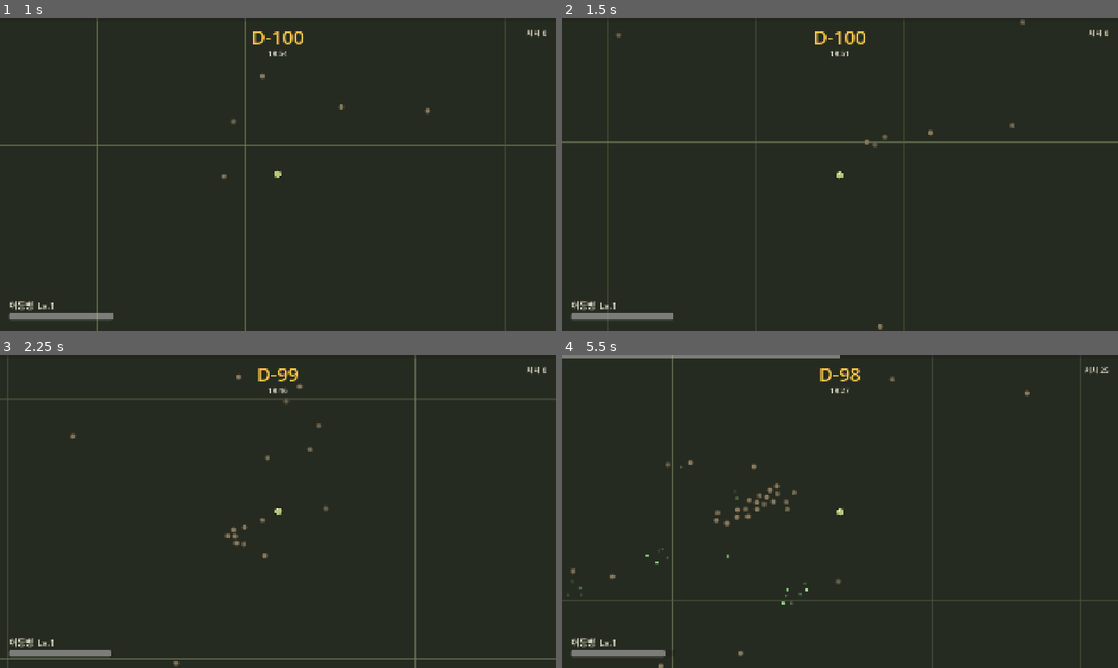
Above: before the commit, frames 1-4 (two rows, left to right).
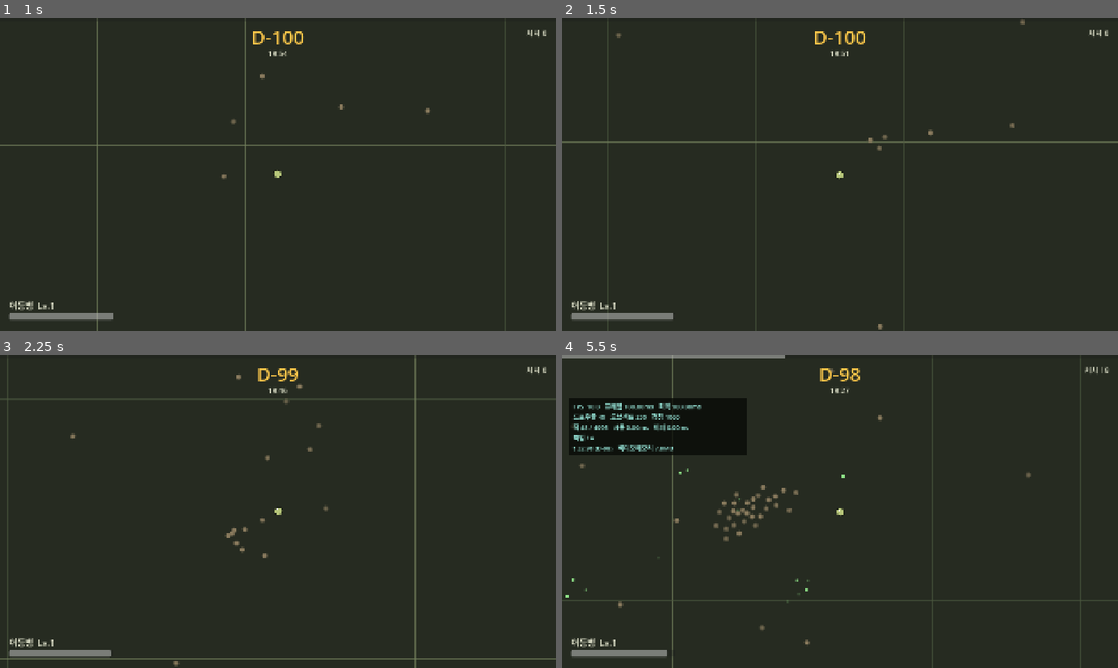
Above: after the commit, the same moments.

Repository: doogi7224/git-playground
Game: Godot game, scene res://tests/test_runner.tscn
Same seed, same stepped clock (60 frames per second), same inputs: the game is played once before the commit and once after it. This scene is started directly instead of the project's main scene.
Inputs:
- Up to frame 1 (1 s): tap Enter at 0.5 s; hold D (move_right) from 0.53 s (still down)
- Up to frame 2 (1.5 s): release D (move_right) at 1.28 s; hold S (move_down) from 1.28 s (still down)
- Up to frame 3 (2.25 s): release S (move_down) at 2.03 s; hold D (move_right) from 2.03 s (still down)
- Up to frame 4 (5.5 s): release D (move_right) at 2.78 s; hold W (move_up) 2.78-3.53 s; hold A (move_left) 3.53-5.03 s; tap F3 (toggle_debug_overlay, bound only after the commit) at 4.15 s; hold S (move_down) from 5.03 s (still down)

Frame 1 is identical in both runs. In frame 2, less than 0.1% of the frame differs, in the area x 54-58%, y 38-43%; in frame 3, less than 0.1%; in frame 4, 6.5%, in the area x 0-99%, y 0-100%.

Commit message:
perf: 3,000마리 성능 검증 + 26.95ms → 7.19ms 최적화
기획서 프롬프트 2. 목표는 3,000마리 동시 @ 60fps(예산 16.67ms).

M0를 그대로 재니 3,000마리에서 26.95ms(예산의 162%)로 미달이었다.
병목은 전부 EnemyManager._move 의 군집 분리였고, 네 가지를 고쳤다.

1. 격자 내부 배열을 지역 변수로 받아 이웃 검사를 인라인 (26.22 → 10.28ms)
   GDScript에서는 적 1마리마다 메서드를 부르는 것 자체가 비싸다. 읽기만 하므로
   CoW 덕분에 배열 복사도 없다.
2. 셀 좌표를 int 하나로 패킹 (10.28 → 6.87ms)
   후보 필터가 "배열 2번 읽고 2번 비교" → "1번 읽고 1번 비교"가 된다.
3. 분리를 3프레임에 1번, 힘은 3배. 1,300px 밖은 아예 건너뜀
   60Hz로 밀어낼 이유가 없고, 화면 반대각(약 1,100px) 밖은 겹쳐도 안 보인다.
4. 해시 셀 64 → 32px (6.65 → 5.38ms)
   기획서는 64px이지만 셀 크기는 분리 기준으로 정해야 한다. 무기 질의는 0.8초에
   한 번이고 분리는 적마다 매 프레임이다. 32/48/64/96 전부 실측해서 골랐다.

최종: 3,000마리 물리 1틱 8.7ms(예산의 52%), 드로우콜 40(적 0마리일 때 37).
적 전체가 MultiMesh 하나라 마릿수가 늘어도 드로우콜이 늘지 않는다.

추가한 것
- ui/hud/debug_overlay: F3 토글. FPS/프레임/최악프레임/드로우콜/적 수/시뮬 ms
- tests/stress_test.tscn: 3,000마리를 계속 "유지"한다. 잠깐 찍고 마는 게 아니라
  죽은 만큼 즉시 채운다. +/- 로 500마리씩 증감
- tools/bench.sh, tools/stress.sh
- docs/performance.md: 측정치와 최적화 내역 전문

주의: 이 컨테이너는 소프트웨어 렌더러라 GPU 프레임타임은 의미가 없다. 근거로 삼은 건
CPU 비용과 드로우콜뿐이다. GPU 검증은 실제 머신 + M2 아트 이후에 다시 해야 한다.

Co-Authored-By: Claude Opus 5 <noreply@anthropic.com>
Claude-Session: https://claude.ai/code/session_01DH84wvEbpBbH2sZ1nM6fyB

Diff:
--- a/core/spawn/spatial_hash.gd
+++ b/core/spawn/spatial_hash.gd
@@ -23,8 +23,8 @@
 var _inv_cell: float = 1.0 / 64.0
 var _counts: PackedInt32Array = PackedInt32Array()  ## rebuild 후 [b] = 버킷 b 시작 인덱스
 var _items: PackedInt32Array = PackedInt32Array()   ## 버킷 순으로 정렬된 원소 인덱스
-var _cell_x: PackedInt32Array = PackedInt32Array()  ## 원소별 셀 좌표 (해시 충돌 검증용)
-var _cell_y: PackedInt32Array = PackedInt32Array()
+var _cell_key: PackedInt64Array = PackedInt64Array()  ## 원소별 셀 좌표를 int 하나로 (해시 충돌 검증용)
+var _cell_bucket: PackedInt32Array = PackedInt32Array()  ## 원소별 버킷 (배치 패스에서 재계산 안 하려고)
 var _count: int = 0
 
 
@@ -39,12 +39,18 @@
 	if _items.size() >= p_capacity:
 		return
 	_items.resize(p_capacity)
-	_cell_x.resize(p_capacity)
-	_cell_y.resize(p_capacity)
+	_cell_key.resize(p_capacity)
+	_cell_bucket.resize(p_capacity)
 
 
 static func hash_cell(cx: int, cy: int) -> int:
 	return ((cx * 73856093) ^ (cy * 19349663)) & BUCKET_MASK
+
+
+## 셀 좌표를 int 하나로 접는다. GDScript int는 64비트라 충돌이 없다.
+## 후보를 걸러낼 때 배열 두 번 읽고 두 번 비교하던 걸 한 번으로 줄인다.
+static func pack_cell(cx: int, cy: int) -> int:
+	return cx * 4294967296 + cy
 
 
 func cell_coord(v: float) -> int:
@@ -63,9 +69,10 @@
 	for i in count:
 		var cx: int = int(floor(pos_x[i] * _inv_cell))
 		var cy: int = int(floor(pos_y[i] * _inv_cell))
-		_cell_x[i] = cx
-		_cell_y[i] = cy
-		_counts[hash_cell(cx, cy)] += 1
+		var b: int = ((cx * 73856093) ^ (cy * 19349663)) & BUCKET_MASK
+		_cell_key[i] = cx * 4294967296 + cy
+		_cell_bucket[i] = b
+		_counts[b] += 1
 
 	# 2) 누적합 → _counts[b] = 버킷 b의 끝(exclusive). 마지막 칸에 전체 개수.
 	var running: int = 0
@@ -77,7 +84,7 @@
 	# 3) 뒤에서부터 채우면 _counts[b]가 그대로 "시작 인덱스"로 바뀐다.
 	#    버킷은 연속이므로 버킷 b의 끝 = _counts[b + 1]이 된다. 커서 배열이 필요 없다.
 	for i in count:
-		var b: int = hash_cell(_cell_x[i], _cell_y[i])
+		var b: int = _cell_bucket[i]
 		_counts[b] -= 1
 		_items[_counts[b]] = i
 
@@ -99,10 +106,11 @@
 			var b: int = hash_cell(cx, cy)
 			var start: int = _counts[b]
 			var end: int = _counts[b + 1]
+			var key: int = cx * 4294967296 + cy
 			for k in range(start, end):
 				var idx: int = _items[k]
 				# 다른 셀이 같은 버킷에 해시됐을 수 있다.
-				if _cell_x[idx] != cx or _cell_y[idx] != cy:
+				if _cell_key[idx] != key:
 					continue
 				if written >= cap:
 					return written
@@ -113,3 +121,24 @@
 
 func get_count() -> int:
 	return _count
+
+
+## --- 내부 배열 직통 접근 ---
+## EnemyManager가 이웃 검사를 직접 인라인하기 위해 쓴다. GDScript에서는 적 1마리마다
+## 메서드를 부르는 것 자체가 큰 비용이라, 3,000번의 query_circle() 호출을 없애려면
+## 배열을 지역 변수로 받아가야 한다. 읽기만 하면 CoW 덕분에 복사도 일어나지 않는다.
+## 절대 수정하지 말 것.
+func get_counts() -> PackedInt32Array:
+	return _counts
+
+
+func get_items() -> PackedInt32Array:
+	return _items
+
+
+func get_cell_keys() -> PackedInt64Array:
+	return _cell_key
+
+
+func get_inv_cell() -> float:
+	return _inv_cell
--- a/entities/enemies/enemy_manager.gd
+++ b/entities/enemies/enemy_manager.gd
@@ -12,7 +12,11 @@
 
 const MAX_TYPES: int = 32
 const BUFFER_STRIDE: int = 16   ## transform_2d(8) + color(4) + custom_data(4)
-const CELL_SIZE: float = 64.0
+## 셀 크기는 분리 계산 기준으로 정한다. 무기 질의는 0.8초에 한 번이지만
+## 분리는 적 1마리마다 매번 돌기 때문이다. 실측(3,000마리 기준 이동+분리 ms):
+##   32px → 5.38 / 48px → 5.73 / 64px → 6.65 / 96px → 8.97
+## 기획서 6.2는 64px이라고 적었지만 32px이 20% 빠르다.
+const CELL_SIZE: float = 32.0
 const HIT_FLASH_TIME: float = 0.08
 
 ## 군집 분리. 이게 없으면 적이 전부 플레이어 뒤 한 줄로 겹쳐서, 전방 무기가
@@ -20,6 +24,12 @@
 ## 비용을 묶기 위해 이웃은 MAX_NEIGHBORS개까지만 본다.
 const SEPARATION_FORCE: float = 5.0
 const MAX_NEIGHBORS: int = 6
+
+## 분리 계산을 매 프레임 전부 돌리면 3,000마리에서 26ms가 나온다(60fps 예산의 162%).
+## 세 프레임에 한 번씩만 하고 힘을 3배로 주면 평균 밀어내는 양은 같으면서 비용은 1/3이다.
+const SEPARATION_INTERVAL: int = 3
+## 화면 반대각이 약 1,100px이다. 그보다 훨씬 먼 적은 겹쳐 보여도 아무도 모른다.
+const SEPARATION_MAX_DIST: float = 1300.0
 
 ## --- 적 상태 배열 (SoA) ---
 var _px: PackedFloat32Array = PackedFloat32Array()
@@ -53,6 +63,11 @@
 var _reap_scheduled: bool = false
 var _scratch: PackedInt32Array = PackedInt32Array()
 var _sep_scratch: PackedInt32Array = PackedInt32Array()
+var _sep_parity: int = 0
+
+## 디버그 오버레이용 계측 (프레임당 Time 호출 2번, 무시할 수준)
+var last_sim_usec: int = 0
+var last_buffer_usec: int = 0
 
 var target_position: Vector2 = Vector2.ZERO
 
@@ -169,60 +184,92 @@
 		return
 	# 분리 계산은 지난 프레임 격자를 쓴다(한 프레임 낡아도 밀어내기엔 충분).
 	# 이동이 끝난 뒤 다시 만들어서, 이번 프레임 무기 판정은 최신 위치로 한다.
+	var t0: int = Time.get_ticks_usec()
 	_move(delta)
 	hash_grid.rebuild(_px, _py, _count)
+	last_sim_usec = Time.get_ticks_usec() - t0
 
 
 func _process(_delta: float) -> void:
+	var t0: int = Time.get_ticks_usec()
 	_update_buffer()
+	last_buffer_usec = Time.get_ticks_usec() - t0
 
 
 func _move(delta: float) -> void:
 	var tx: float = target_position.x
 	var ty: float = target_position.y
+
+	# 해시 내부 배열을 지역 변수로 받아온다. 읽기만 하므로 CoW 복사는 일어나지 않고,
+	# 적 1마리마다 query_circle()을 부르던 3,000번의 메서드 호출이 사라진다.
+	var counts: PackedInt32Array = hash_grid.get_counts()
+	var items: PackedInt32Array = hash_grid.get_items()
+	var cell_keys: PackedInt64Array = hash_grid.get_cell_keys()
+	var inv_cell: float = hash_grid.get_inv_cell()
+	var has_grid: bool = hash_grid.get_count() > 0
+
+	_sep_parity = (_sep_parity + 1) % SEPARATION_INTERVAL
+	var far_sq: float = SEPARATION_MAX_DIST * SEPARATION_MAX_DIST
+	var force: float = SEPARATION_FORCE * float(SEPARATION_INTERVAL)
+
 	for i in _count:
 		var t: int = _type[i]
 		var speed: float = _t_speed[t]
-		var radius: float = _t_radius[t]
-
+		var px: float = _px[i]
+		var py: float = _py[i]
+
+		# 1) 플레이어 추격
+		var dx: float = tx - px
+		var dy: float = ty - py
+		var to_player_sq: float = dx * dx + dy * dy
 		var vx: float = 0.0
 		var vy: float = 0.0
-
-		# 1) 플레이어 추격
-		var dx: float = tx - _px[i]
-		var dy: float = ty - _py[i]
-		var dist: float = sqrt(dx * dx + dy * dy)
-		if dist > 0.001:
-			vx = dx / dist * speed
-			vy = dy / dist * speed
-
-		# 2) 겹친 이웃 밀어내기
-		var want: float = radius * 2.0
-		var n: int = hash_grid.query_circle(_px[i], _py[i], want, _sep_scratch)
-		var seen: int = 0
-		for k in n:
-			var j: int = _sep_scratch[k]
-			if j == i or j >= _count:
-				continue
-			var ox: float = _px[i] - _px[j]
-			var oy: float = _py[i] - _py[j]
-			var d2: float = ox * ox + oy * oy
-			if d2 >= want * want:
-				continue
-			if d2 < 0.0001:
-				# 완전히 겹쳤으면 개체별 위상으로 갈라놓는다
-				ox = cos(_seed[i])
-				oy = sin(_seed[i])
-				d2 = 1.0
-			var d: float = sqrt(d2)
-			var push: float = (want - d) / want
-			vx += ox / d * push * speed * SEPARATION_FORCE
-			vy += oy / d * push * speed * SEPARATION_FORCE
-			seen += 1
-			if seen >= MAX_NEIGHBORS:
-				break
-
-		# 속도 상한을 두지 않으면 밀림이 폭주한다
+		if to_player_sq > 0.000001:
+			var inv: float = speed / sqrt(to_player_sq)
+			vx = dx * inv
+			vy = dy * inv
+
+		# 2) 겹친 이웃 밀어내기 (격자 셀을 직접 훑는다)
+		if has_grid and to_player_sq < far_sq and (i % SEPARATION_INTERVAL) == _sep_parity:
+			var want: float = _t_radius[t] * 2.0
+			var want_sq: float = want * want
+			var min_cx: int = int(floor((px - want) * inv_cell))
+			var max_cx: int = int(floor((px + want) * inv_cell))
+			var min_cy: int = int(floor((py - want) * inv_cell))
+			var max_cy: int = int(floor((py + want) * inv_cell))
+			var neighbors: int = 0
+			var cy: int = min_cy
+			while cy <= max_cy and neighbors < MAX_NEIGHBORS:
+				var cx: int = min_cx
+				while cx <= max_cx and neighbors < MAX_NEIGHBORS:
+					var b: int = ((cx * 73856093) ^ (cy * 19349663)) & SpatialHash.BUCKET_MASK
+					var key: int = cx * 4294967296 + cy
+					var k: int = counts[b]
+					var end: int = counts[b + 1]
+					while k < end and neighbors < MAX_NEIGHBORS:
+						var j: int = items[k]
+						k += 1
+						if j == i or cell_keys[j] != key:
+							continue
+						var ox: float = px - _px[j]
+						var oy: float = py - _py[j]
+						var d2: float = ox * ox + oy * oy
+						if d2 >= want_sq:
+							continue
+						if d2 < 0.0001:
+							# 완전히 겹쳤으면 개체별 위상으로 갈라놓는다
+							ox = cos(_seed[i])
+							oy = sin(_seed[i])
+							d2 = 1.0
+						var d: float = sqrt(d2)
+						var push: float = (want - d) / want * speed * force / d
+						vx += ox * push
+						vy += oy * push
+						neighbors += 1
+					cx += 1
+				cy += 1
+
+		# 속도 상한이 없으면 밀림이 폭주한다
 		var v2: float = vx * vx + vy * vy
 		var cap: float = speed * 1.6
 		if v2 > cap * cap:
@@ -230,8 +277,8 @@
 			vx *= k2
 			vy *= k2
 
-		_px[i] += vx * delta
-		_py[i] += vy * delta
+		_px[i] = px + vx * delta
+		_py[i] = py + vy * delta
 
 		if _flash[i] > 0.0:
 			_flash[i] = maxf(0.0, _flash[i] - delta)
--- a/entities/player/player.gd
+++ b/entities/player/player.gd
@@ -17,6 +17,8 @@
 var magnet_mult: float = 1.0
 
 var hp: float = 100.0
+## 스트레스 테스트/디버그용. 켜면 피해를 받지 않는다.
+var invulnerable: bool = false
 var facing: Vector2 = Vector2.RIGHT
 var level: int = 1
 var xp: float = 0.0
@@ -83,7 +85,7 @@
 
 
 func take_damage(amount: float) -> void:
-	if hp <= 0.0:
+	if hp <= 0.0 or invulnerable:
 		return
 	hp = maxf(0.0, hp - amount)
 	EventBus.player_damaged.emit(amount, hp / max_hp)
--- a/maps/arena.gd
+++ b/maps/arena.gd
@@ -9,6 +9,7 @@
 @onready var player: Player = $Player
 @onready var director: SpawnDirector = $SpawnDirector
 @onready var level_up: Control = $UI/LevelUpScreen
+@onready var debug_overlay: Control = $UI/DebugOverlay
 
 
 func _ready() -> void:
@@ -29,6 +30,8 @@
 	pickups.collected.connect(player.add_xp)
 	director.setup(enemies, player, mob)
 	level_up.player = player
+	debug_overlay.enemies = enemies
+	debug_overlay.pickups = pickups
 
 	GameState.start_run(&"kim_private")
 
--- a/maps/arena.tscn
+++ b/maps/arena.tscn
@@ -9,6 +9,7 @@
 [ext_resource type="PackedScene" path="res://ui/hud/hud.tscn" id="7_hud"]
 [ext_resource type="PackedScene" path="res://ui/level_up/level_up_screen.tscn" id="8_levelup"]
 [ext_resource type="PackedScene" path="res://ui/results/results_screen.tscn" id="9_results"]
+[ext_resource type="PackedScene" path="res://ui/hud/debug_overlay.tscn" id="10_debug"]
 
 [node name="Arena" type="Node2D"]
 script = ExtResource("1_arena")
@@ -37,3 +38,5 @@
 [node name="LevelUpScreen" parent="UI" instance=ExtResource("8_levelup")]
 
 [node name="ResultsScreen" parent="UI" instance=ExtResource("9_results")]
+
+[node name="DebugOverlay" parent="UI" instance=ExtResource("10_debug")]
--- a/project.godot
+++ b/project.godot
@@ -59,7 +59,7 @@
 }
 toggle_debug_overlay={
 "deadzone": 0.2,
-"events": [Object(InputEventKey,"device":-1,"physical_keycode":4194338,"pressed":false,"script":null)
+"events": [Object(InputEventKey,"device":-1,"physical_keycode":4194334,"pressed":false,"script":null)
 ]
 }
 pause_game={
--- /dev/null
+++ b/tests/bench_runner.gd
@@ -0,0 +1,68 @@
+extends Node
+## 적 시뮬레이션 비용을 적 수별로 측정한다. 렌더링은 빼고 CPU(=GDScript) 쪽만 본다.
+## 이 컨테이너는 소프트웨어 렌더러(llvmpipe)라 GPU 프레임타임은 의미가 없다.
+## GPU 쪽은 실제 머신에서 tests/stress_test.tscn + F3 오버레이로 확인할 것.
+##
+##   tools/bench.sh
+
+const STEP: float = 1.0 / 60.0
+const WARMUP: int = 20
+const SAMPLES: int = 120
+const COUNTS: Array[int] = [500, 1000, 2000, 3000, 4000]
+const CAPACITY: int = 8192
+
+
+func _ready() -> void:
+	_run.call_deferred()
+
+
+func _run() -> void:
+	print("=== 적 시뮬레이션 벤치마크 (물리 1틱당 ms) ===")
+	print("%6s | %8s | %8s | %8s | %8s | %9s" % ["적", "해시재구성", "이동+분리", "버퍼갱신", "합계", "60fps예산"])
+	print("-------|----------|----------|----------|----------|----------")
+
+	for n: int in COUNTS:
+		var em := EnemyManager.new()
+		get_tree().root.add_child(em)
+		em.set_capacity(CAPACITY)
+		em.register_type(&"bench", 130.0, 20.0, 13.0, 5.0, 1.0, Color("#8A7B5E"))
+		_fill(em, n)
+		GameState.phase = GameState.Phase.PLAYING
+
+		for _i in WARMUP:
+			em._physics_process(STEP)
+			em._update_buffer()
+
+		var t0: int = Time.get_ticks_usec()
+		for _i in SAMPLES:
+			em._physics_process(STEP)
+		var t_sim: float = float(Time.get_ticks_usec() - t0) / float(SAMPLES) / 1000.0
+
+		t0 = Time.get_ticks_usec()
+		for _i in SAMPLES:
+			em.hash_grid.rebuild(em._px, em._py, em.get_count())
+		var t_hash: float = float(Time.get_ticks_usec() - t0) / float(SAMPLES) / 1000.0
+
+		t0 = Time.get_ticks_usec()
+		for _i in SAMPLES:
+			em._update_buffer()
+		var t_buf: float = float(Time.get_ticks_usec() - t0) / float(SAMPLES) / 1000.0
+
+		var t_move: float = maxf(0.0, t_sim - t_hash)
+		var total: float = t_sim + t_buf
+		print("%6d | %8.2f | %8.2f | %8.2f | %8.2f | %8.0f%%" % [n, t_hash, t_move, t_buf, total, 100.0 * total / 16.67])
+
+		em.queue_free()
+		await get_tree().process_frame
+
+	print("(60fps 예산 = 16.67ms. 여유는 적 시뮬레이션이 그중 몇 %를 먹는지)")
+	get_tree().quit(0)
+
+
+func _fill(em: EnemyManager, n: int) -> void:
+	# 플레이어 주변 반경 900 원판에 고르게 뿌린다 — 실제 전투와 비슷한 밀도
+	em.target_position = Vector2.ZERO
+	for i in n:
+		var a: float = randf() * TAU
+		var r: float = sqrt(randf()) * 900.0
+		em.spawn(0, Vector2(cos(a), sin(a)) * r)
--- /dev/null
+++ b/tests/bench_runner.tscn
@@ -0,0 +1,6 @@
+[gd_scene load_steps=2 format=3]
+
+[ext_resource type="Script" path="res://tests/bench_runner.gd" id="1_bench"]
+
+[node name="BenchRunner" type="Node"]
+script = ExtResource("1_bench")
--- /dev/null
+++ b/tests/stress_test.gd
@@ -0,0 +1,109 @@
+extends Node
+## 3,000마리 동시 스트레스 씬. 기획서 프롬프트 2.
+##
+##   godot --path . res://tests/stress_test.tscn -- --count=3000
+##   또는 에디터에서 이 씬을 직접 실행 (F3로 오버레이, +/- 로 500마리 증감)
+##
+## 스폰 디렉터를 끄고 죽은 만큼 즉시 다시 채워서 목표 마릿수를 계속 유지한다.
+## 잠깐 3,000마리가 되는 게 아니라 3,000마리인 상태가 지속돼야 의미가 있다.
+
+const DEFAULT_COUNT: int = 3000
+const RING_MIN: float = 120.0
+const RING_MAX: float = 1100.0
+
+var _target_count: int = DEFAULT_COUNT
+var _arena: Node = null
+var _enemies: EnemyManager = null
+var _player: Player = null
+var _auto: AutoPlayer = AutoPlayer.new()
+var _cards: Node = null
+var _headless_frames: int = 0
+var _headless_limit: int = 0
+var _shot_path: String = ""
+
+
+func _ready() -> void:
+	# 결과 화면이 트리를 일시정지시키면 이 노드도 같이 멈춰서 리포트를 못 낸다.
+	process_mode = Node.PROCESS_MODE_ALWAYS
+	for arg: String in OS.get_cmdline_user_args():
+		if arg.begins_with("--count="):
+			_target_count = int(arg.substr(8))
+		elif arg.begins_with("--frames="):
+			_headless_limit = int(arg.substr(9))
+		elif arg.begins_with("--shot="):
+			_shot_path = arg.substr(7)
+	_start.call_deferred()
+
+
+func _start() -> void:
+	_arena = (load("res://maps/arena.tscn") as PackedScene).instantiate()
+	get_tree().root.add_child(_arena)
+	await get_tree().process_frame
+
+	_enemies = _arena.get_node("Enemies")
+	_player = _arena.get_node("Player")
+	# 3,000마리에 둘러싸이면 즉사한다. 측정하려는 건 전투 밸런스가 아니라 프레임이다.
+	_player.invulnerable = true
+	# 용량을 목표치보다 넉넉히
+	_enemies.set_capacity(maxi(_target_count + 512, 4096))
+	(_arena.get_node("SpawnDirector") as SpawnDirector).enabled = false
+
+	_cards = _arena.get_node("UI/LevelUpScreen/Center/Panel/Margin/VBox/Cards")
+	var overlay: Control = _arena.get_node("UI/DebugOverlay")
+	overlay.enemies = _enemies
+	overlay.pickups = _arena.get_node("Pickups")
+	overlay.visible = true
+
+	_top_up()
+	set_physics_process(true)
+
+
+func _physics_process(_delta: float) -> void:
+	if _enemies == null:
+		return
+	# 레벨업 창이 뜨면 트리가 멈춘다. 멈춘 채로 측정하면 숫자가 전부 거짓말이 된다.
+	if _cards != null and _cards.get_child_count() > 0:
+		(_cards.get_child(0) as Button).pressed.emit()
+	_top_up()
+	_auto.drive(_player, GameState.elapsed)
+
+	if _headless_limit > 0:
+		_headless_frames += 1
+		if _headless_frames >= _headless_limit:
+			_report()
+
+
+func _unhandled_input(event: InputEvent) -> void:
+	if event is InputEventKey and event.pressed and not event.echo:
+		var key: int = (event as InputEventKey).physical_keycode
+		if key == KEY_EQUAL or key == KEY_KP_ADD:
+			_target_count += 500
+			_enemies.set_capacity(maxi(_target_count + 512, _enemies.get_capacity()))
+		elif key == KEY_MINUS or key == KEY_KP_SUBTRACT:
+			_target_count = maxi(0, _target_count - 500)
+
+
+## 목표 마릿수까지 화면 밖 링에 다시 채운다.
+func _top_up() -> void:
+	var need: int = _target_count - _enemies.get_count()
+	var origin: Vector2 = _player.global_position
+	for _i in need:
+		var a: float = randf() * TAU
+		var r: float = randf_range(RING_MIN, RING_MAX)
+		if _enemies.spawn(0, origin + Vector2(cos(a), sin(a)) * r) < 0:
+			break
+
+
+func _report() -> void:
+	if not _shot_path.is_empty():
+		await RenderingServer.frame_post_draw
+		get_viewport().get_texture().get_image().save_png(_shot_path)
+		print("  스크린샷: %s" % _shot_path)
+	print("=== 스트레스 테스트 ===")
+	print("  목표 %d마리 / 실제 %d마리" % [_target_count, _enemies.get_count()])
+	print("  시뮬 %.2fms  버퍼 %.2fms  (물리 1틱)" % [
+		float(_enemies.last_sim_usec) / 1000.0, float(_enemies.last_buffer_usec) / 1000.0])
+	print("  FPS %.1f  드로우콜 %d" % [
+		Engine.get_frames_per_second(),
+		RenderingServer.get_rendering_info(RenderingServer.RENDERING_INFO_TOTAL_DRAW_CALLS_IN_FRAME)])
+	get_tree().quit(0)
--- /dev/null
+++ b/tests/stress_test.tscn
@@ -0,0 +1,6 @@
+[gd_scene load_steps=2 format=3]
+
+[ext_resource type="Script" path="res://tests/stress_test.gd" id="1_stress"]
+
+[node name="StressTest" type="Node"]
+script = ExtResource("1_stress")
--- /dev/null
+++ b/ui/hud/debug_overlay.gd
@@ -0,0 +1,58 @@
+extends Control
+## F3로 켜고 끄는 성능 오버레이. 기획서 프롬프트 2 요구사항(FPS/적 수/드로우콜).
+## 릴리즈 빌드에서도 켤 수 있게 남겨둔다 — 유저 기기에서 병목을 물어볼 때 쓴다.
+
+@onready var label: Label = $Panel/Margin/Label
+
+var enemies: EnemyManager = null
+var pickups: PickupManager = null
+
+var _accum: float = 0.0
+var _frames: int = 0
+var _worst_ms: float = 0.0
+var _fps_shown: float = 0.0
+
+
+func _ready() -> void:
+	process_mode = Node.PROCESS_MODE_ALWAYS
+	visible = false
+
+
+func _unhandled_input(event: InputEvent) -> void:
+	if event.is_action_pressed(&"toggle_debug_overlay"):
+		visible = not visible
+		if visible:
+			_worst_ms = 0.0
+		get_viewport().set_input_as_handled()
+
+
+func _process(delta: float) -> void:
+	if not visible:
+		return
+
+	var ms: float = delta * 1000.0
+	_worst_ms = maxf(_worst_ms, ms)
+	_accum += delta
+	_frames += 1
+	if _accum >= 0.25:
+		_fps_shown = float(_frames) / _accum
+		_accum = 0.0
+		_frames = 0
+
+	var lines: PackedStringArray = PackedStringArray()
+	lines.append("FPS %5.1f   프레임 %5.2fms   최악 %5.2fms" % [_fps_shown, ms, _worst_ms])
+	lines.append("드로우콜 %d   오브젝트 %d   정점 %d" % [
+		RenderingServer.get_rendering_info(RenderingServer.RENDERING_INFO_TOTAL_DRAW_CALLS_IN_FRAME),
+		RenderingServer.get_rendering_info(RenderingServer.RENDERING_INFO_TOTAL_OBJECTS_IN_FRAME),
+		RenderingServer.get_rendering_info(RenderingServer.RENDERING_INFO_TOTAL_PRIMITIVES_IN_FRAME)])
+	if enemies != null:
+		lines.append("적 %d / %d   시뮬 %.2fms   버퍼 %.2fms" % [
+			enemies.get_count(), enemies.get_capacity(),
+			float(enemies.last_sim_usec) / 1000.0,
+			float(enemies.last_buffer_usec) / 1000.0])
+	if pickups != null:
+		lines.append("픽업 %d" % pickups.get_count())
+	lines.append("t %.1fs (D-%d)   비디오메모리 %.1fMB" % [
+		GameState.elapsed, GameState.days_left(),
+		float(RenderingServer.get_rendering_info(RenderingServer.RENDERING_INFO_VIDEO_MEM_USED)) / 1048576.0])
+	label.text = "\n".join(lines)
--- /dev/null
+++ b/ui/hud/debug_overlay.tscn
@@ -0,0 +1,41 @@
+[gd_scene load_steps=3 format=3]
+
+[ext_resource type="Script" path="res://ui/hud/debug_overlay.gd" id="1_dbg"]
+
+[sub_resource type="StyleBoxFlat" id="StyleBoxFlat_dbg"]
+bg_color = Color(0.0313726, 0.0392157, 0.0235294, 0.78)
+content_margin_left = 0.0
+content_margin_top = 0.0
+content_margin_right = 0.0
+content_margin_bottom = 0.0
+
+[node name="DebugOverlay" type="Control"]
+anchors_preset = 15
+anchor_right = 1.0
+anchor_bottom = 1.0
+grow_horizontal = 2
+grow_vertical = 2
+mouse_filter = 2
+script = ExtResource("1_dbg")
+
+[node name="Panel" type="PanelContainer" parent="."]
+anchors_preset = 0
+offset_left = 24.0
+offset_top = 150.0
+offset_right = 640.0
+offset_bottom = 280.0
+mouse_filter = 2
+theme_override_styles/panel = SubResource("StyleBoxFlat_dbg")
+
+[node name="Margin" type="MarginContainer" parent="Panel"]
+layout_mode = 2
+theme_override_constants/margin_left = 14
+theme_override_constants/margin_top = 10
+theme_override_constants/margin_right = 14
+theme_override_constants/margin_bottom = 10
+
+[node name="Label" type="Label" parent="Panel/Margin"]
+layout_mode = 2
+theme_override_colors/font_color = Color(0.611765, 0.929412, 0.878431, 1)
+theme_override_font_sizes/font_size = 22
+text = "..."
Not shown: 1 places in maps/arena.tscn that only renumber resources
Not shown, added: tests/bench_runner.gd.uid
Not shown, added: tests/stress_test.gd.uid
Not shown, added: ui/hud/debug_overlay.gd.uid
Not shown, changed: CLAUDE.md
Not shown, changed: README.md
Not shown, added: docs/performance.md
Not shown, added: tools/bench.sh
Not shown, added: tools/stress.sh
